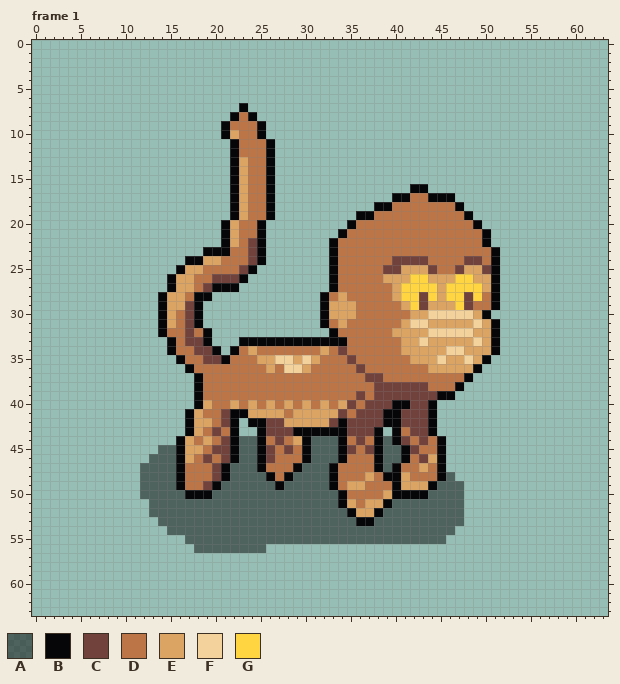
Pixel-art file: Nature/Monkey.aseprite. That is the earlier state.
64x64 pixels, 1 frame. Shown: frame 1. The commit also changed other frames, which this record leaves out.
Visible layers, top first: "Monkey", "Shadow".
Palette (. is transparent): A #06060880  B #060608  C #71413b  D #bb7547  E #dba463  F #f4d29c  G #ffd541
Pixels before, frame 1 (only the part around the change), first column x 7:
41 ..........BEDDCBBEEEEDEEEEECDCCCBBCCCB........
42 ..........BEEDCB.BBCCEEEEECBCCCCBBCCCB........
43 ..........BEDCDB..BCCCBBBBBBCCCB.BDCCB........
44 .........BEDEDCBAABDCDEBAAABDCDBABCDCDB.......
45 .......AABEEDCCBAABCDCDBAAABCDCBAABCDDB.......
46 ......AAABEDCDCBAABCDDDBAAABDDDBAABDCEB.......
47 .....AAAABDDDCBAAABDDDBAAABDDDDBABDDEDB.......
48 .....AAAABDDDCBAAAABDBAAAABDDDEDBBEDDDBA......
49 .....AAAABDDCBAAAAAABAAAAABDEEDDDBEEEBAAA.....
50 .....AAAAABBBAAAAAAAAAAAAAABDDDDEBBBBAAAA.....
51 ......AAAAAAAAAAAAAAAAAAAAABEDEEBAAAAAAAA.....
52 ......AAAAAAAAAAAAAAAAAAAAAABEEBAAAAAAAAA.....
53 .......AAAAAAAAAAAAAAAAAAAAAABBAAAAAAAAAA.....
54 ........AAAAAAAAAAAAAAAAAAAAAAAAAAAAAAAA......
55 ..........AAAAAAAAAAAAAAAAAAAAAAAAAAAAA.......
56 ...........AAAAAAAA...........................
57 ..............................................
58 ..............................................
59 ..............................................
60 ..............................................
61 ..............................................
62 ..............................................
63 ..............................................
And afterwards:
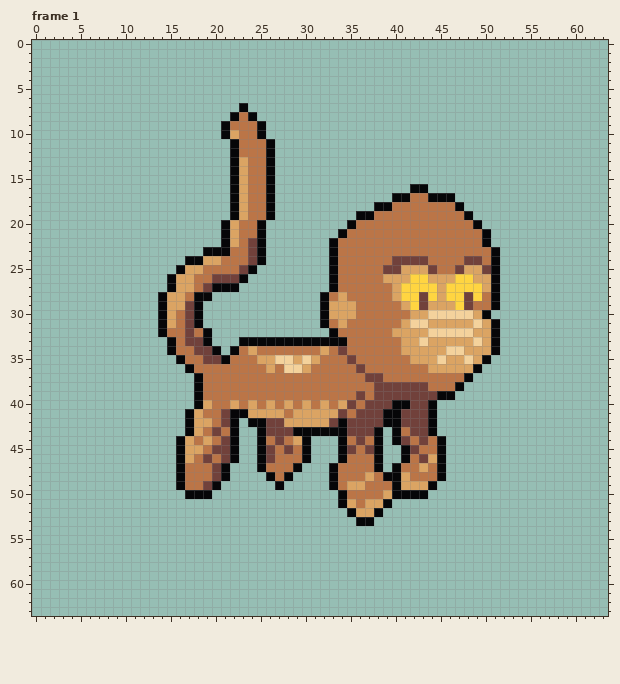
Changes in this commit:
layer "Shadow" now hidden
Frame 1:
y 44: x 23..24 AA -> ..; x 31..33 AAA -> ...; x 39 A -> .
y 45: x 14..15 AA -> ..; x 23..24 AA -> ..; x 31..33 AAA -> ...; x 39..40 AA -> ..
y 46: x 13..15 AAA -> ...; x 23..24 AA -> ..; x 31..33 AAA -> ...; x 39..40 AA -> ..
y 47: x 12..15 AAAA -> ....; x 22..24 AAA -> ...; x 30..32 AAA -> ...; x 39 A -> .
y 48: x 12..15 AAAA -> ....; x 22..25 AAAA -> ....; x 29..32 AAAA -> ....; x 46 A -> .
y 49: x 12..15 AAAA -> ....; x 21..26 AAAAAA -> ......; x 28..32 AAAAA -> .....; x 45..47 AAA -> ...
y 50: x 12..16 AAAAA -> .....; x 20..33 AAAAAAAAAAAAAA -> ..............; x 44..47 AAAA -> ....
y 51: x 13..33 AAAAAAAAAAAAAAAAAAAAA -> .....................; x 40..47 AAAAAAAA -> ........
y 52: x 13..34 AAAAAAAAAAAAAAAAAAAAAA -> ......................; x 39..47 AAAAAAAAA -> .........
y 53: x 14..35 AAAAAAAAAAAAAAAAAAAAAA -> ......................; x 38..47 AAAAAAAAAA -> ..........
y 54: x 15..46 AAAAAAAAAAAAAAAAAAAAAAAAAAAAAAAA -> ................................
y 55: x 17..45 AAAAAAAAAAAAAAAAAAAAAAAAAAAAA -> .............................
y 56: x 18..25 AAAAAAAA -> ........
Where, in picture pixels (left, top, right, bottom), the same in both pictures:
erased: (140, 436, 464, 553)
